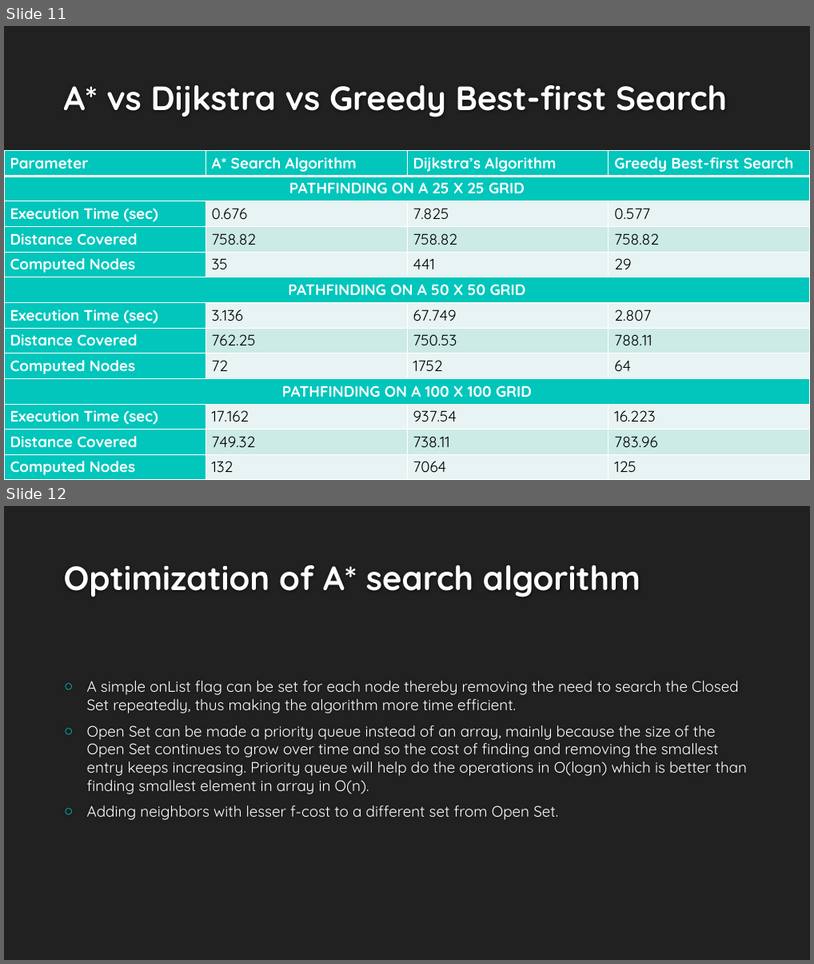
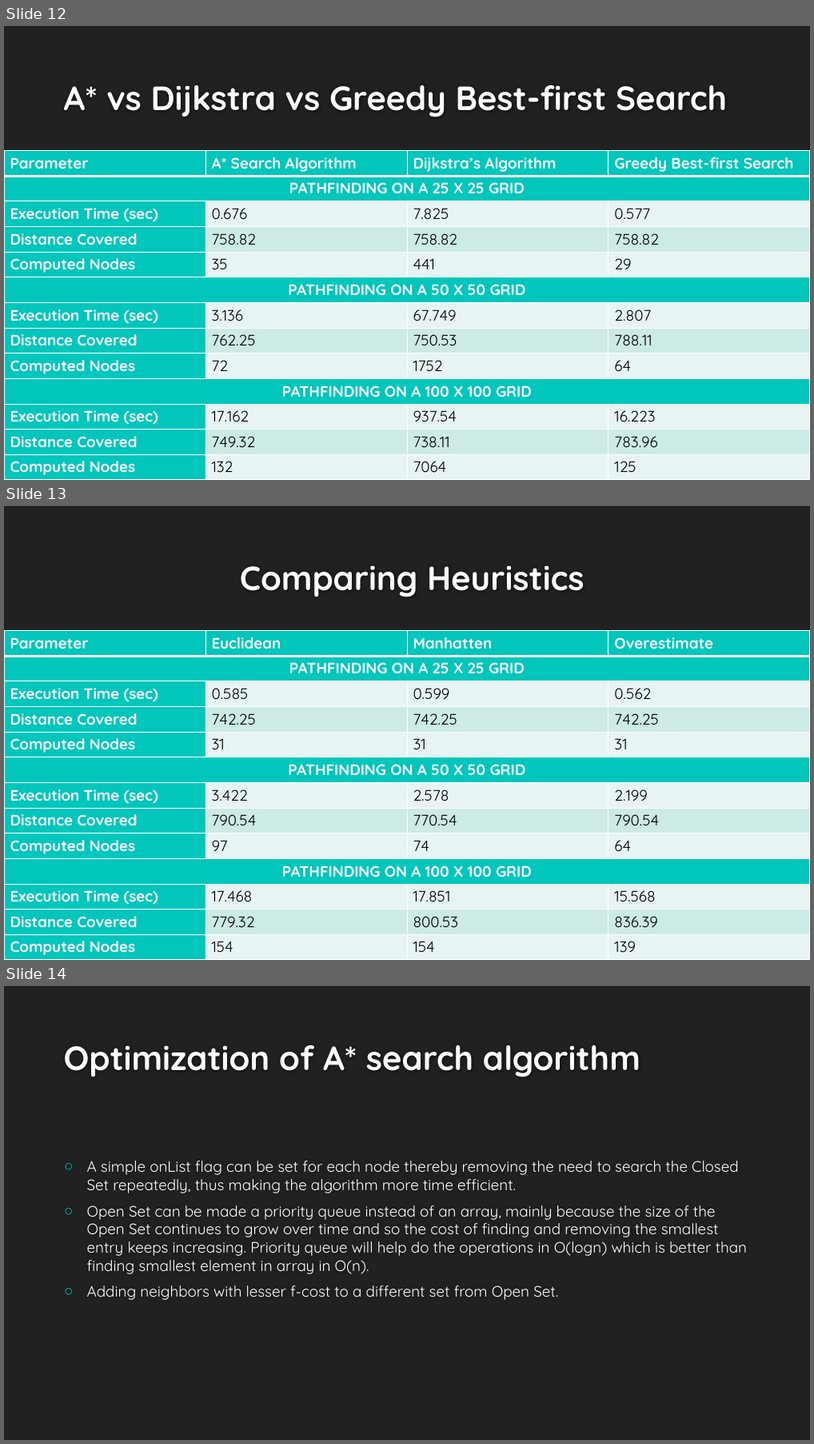
Before and after one commit to jhalak27/Analysis-of-Path-Finding-Algorithms, a slide deck: PathfindingAlgos.pptx. Shown one above the other, each under a label of ours: slides 11 and 12 before the commit, slides 12, 13 and 14 after it. The pictures are 814x964 and 814x1444 pixels, drawn with LibreOffice and Linux fonts; fonts in the diff are those of the drawing; background and template pictures are left out. Boxes give left, top, right and bottom in pixels: in the first picture for what was removed or moved away, otherwise in the second. Text is boxed around its words. In the diff, an @@ line names an element or a change of style, - is before the commit and + after.

Commit message:
added comparing heuristics

```diff
--- a/PathfindingAlgos.pptx
+++ b/PathfindingAlgos.pptx
@@ slide 13 added at (4,506,810,960), background #212121 @@
@@ title added at (240,566,584,597), 40 pt, text #FEFEFE, bold @@
+Comparing Heuristics
@@ table added at (4,631,810,960), 13 rows, 4 columns @@
+Parameter | Euclidean | Manhatten | Overestimate
+PATHFINDING ON A 25 X 25 GRID |  |  | 
+Execution Time (sec) | 0.585 | 0.599 | 0.562
+Distance Covered | 742.25 | 742.25 | 742.25
+Computed Nodes | 31 | 31 | 31
+PATHFINDING ON A 50 X 50 GRID |  |  | 
+Execution Time (sec) | 3.422 | 2.578 | 2.199
+Distance Covered | 790.54 | 770.54 | 790.54
+Computed Nodes | 97 | 74 | 64
+PATHFINDING ON A 100 X 100 GRID |  |  | 
+Execution Time (sec) | 17.468 | 17.851 | 15.568
+Distance Covered | 779.32 | 800.53 | 836.39
+Computed Nodes | 154 | 154 | 139
@@ what was slide 11 is now slide 12 @@
@@ what was slide 12 is now slide 14 @@
```
Also in this commit, not shown: 1 slide changed, 1 other slide added.
